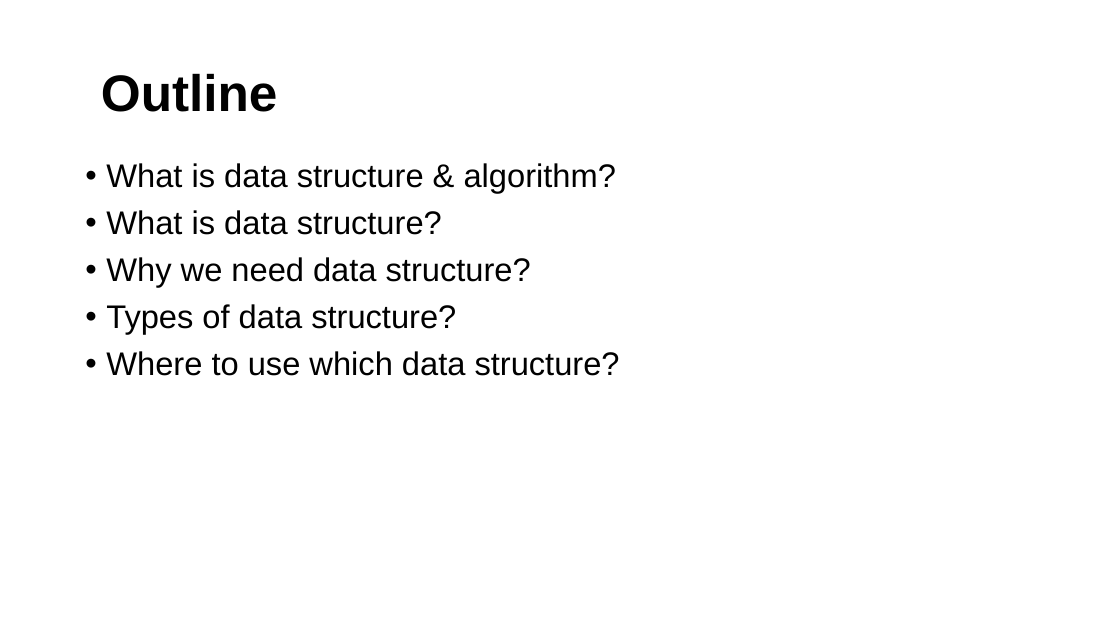
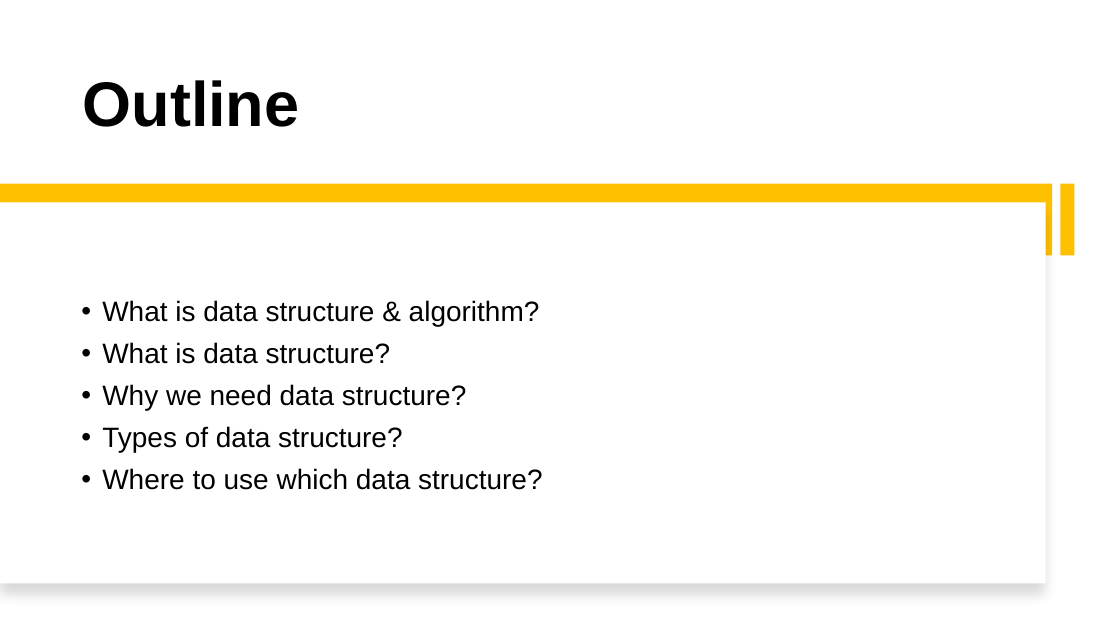
Before and after one commit to alaminbhuyan/DSA-In-Python, a slide deck: slide 2 of Data Structure & Algorithm PDF/DSA.pptx. Drawn at 1120x630 pixels with LibreOffice and Linux fonts; fonts in the diff are those of the drawing. Boxes give left, top, right and bottom in pixels: in the first picture for what was removed or moved away, otherwise in the second. Text is boxed around its words. In the diff, an @@ line names an element or a change of style, - is before the commit and + after.

```diff
--- a/Data Structure & Algorithm PDF/DSA.pptx
+++ b/Data Structure & Algorithm PDF/DSA.pptx
@@ title "Outline": place and size @@
-title "Outline" at box(101, 73, 278, 112)
+title "Outline" at box(83, 80, 300, 127)
@@ title "Outline" at box(83, 80, 300, 127): size 44 to 54 pt; vertical alignment middle to bottom @@
@@ rectangle added at box(0, 184, 1053, 255), fill #FFC000 @@
@@ rectangle added at box(0, 202, 1046, 584), fill #FFFFFF @@
@@ rectangle added at box(1060, 184, 1075, 255), fill #FFC000 @@
@@ text "What is data structure & ...": place and size @@
-text "What is data structure & ..." at box(106, 163, 620, 376)
+text "What is data structure & ..." at box(102, 300, 542, 490)
@@ text "What is data structure & ..." at box(102, 300, 542, 490): size 28 to 24 pt; vertical alignment top to middle @@
```
Also in this commit, not shown: 9 other slides changed, 1 other file.
